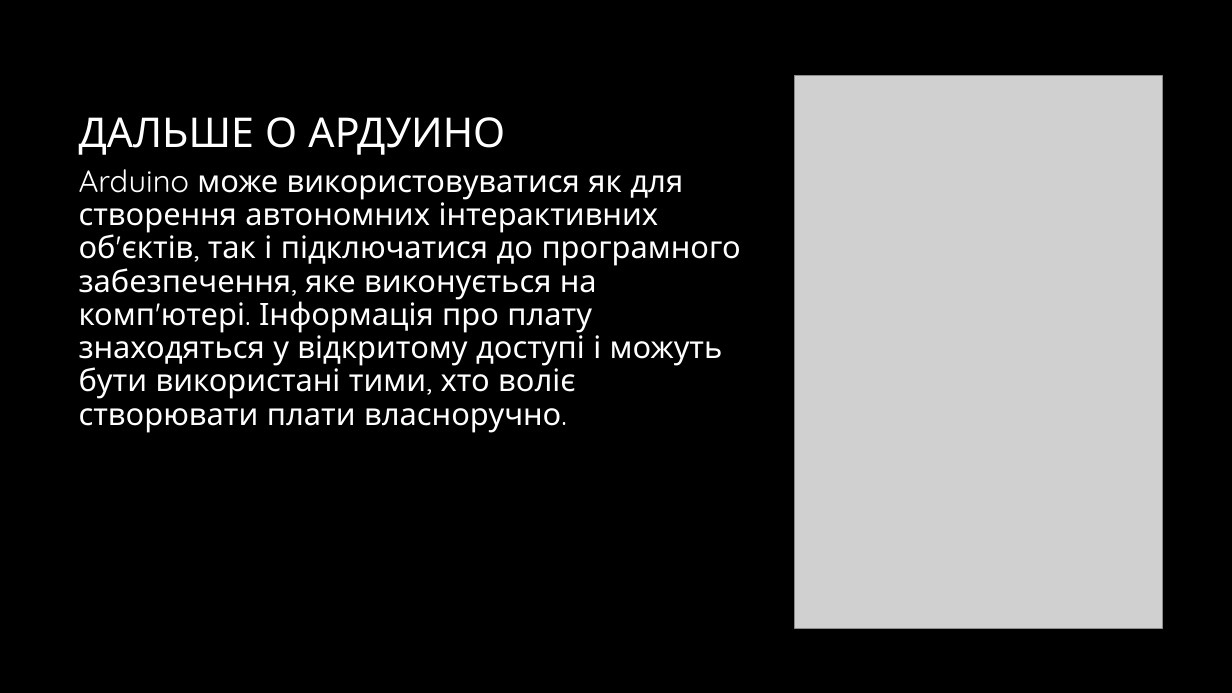
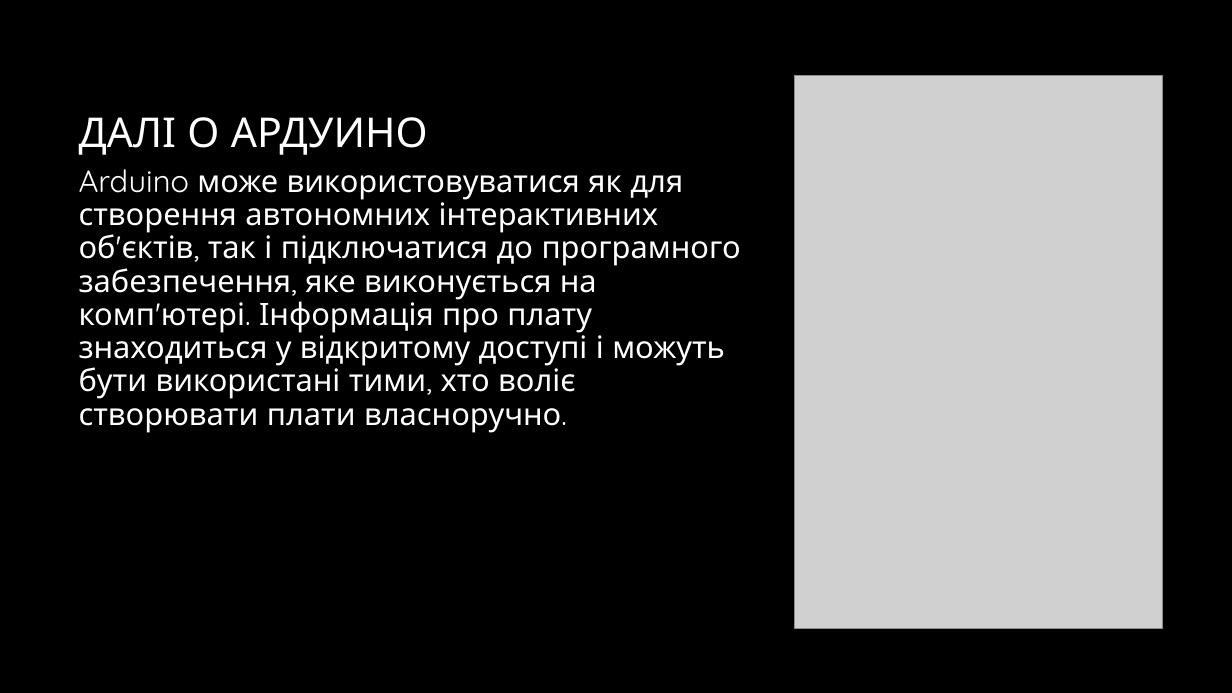
Before and after one commit to Balitsky/think_global, a slide deck: slide 6 of 4-6B/kasparov/ардуино.pptx (slide 3 before the commit). Drawn at 1232x693 pixels with LibreOffice and Linux fonts; fonts in the diff are those of the drawing; grey boxes stand for pictures; background and template pictures are left out. Boxes give left, top, right and bottom in pixels: in the first picture for what was removed or moved away, otherwise in the second. Text is boxed around its words. In the diff, an @@ line names an element or a change of style, - is before the commit and + after.

```diff
--- a/4-6B/kasparov/ардуино.pptx
+++ b/4-6B/kasparov/ардуино.pptx
@@ title at box(79, 117, 428, 155): text changed @@
-ДАЛЬШЕ О АРДУИНО
+ДАЛІ О АРДУИНО
@@ text at box(79, 169, 741, 433): text changed @@
-Arduino може використовуватися як для створення автономних інтерактивних об'єктів, так і підключатися до програмного забезпечення, яке виконується на комп'ютері. Інформація про плату знаходяться у відкритому доступі і можуть бути використані тими, хто воліє створювати плати власноручно.
+Arduino може використовуватися як для створення автономних інтерактивних об'єктів, так і підключатися до програмного забезпечення, яке виконується на комп'ютері. Інформація про плату знаходиться у відкритому доступі і можуть бути використані тими, хто воліє створювати плати власноручно.
```
Also in this commit, not shown: 1 other slide changed, 5 slides added, 2 slides removed, 15 other files.
